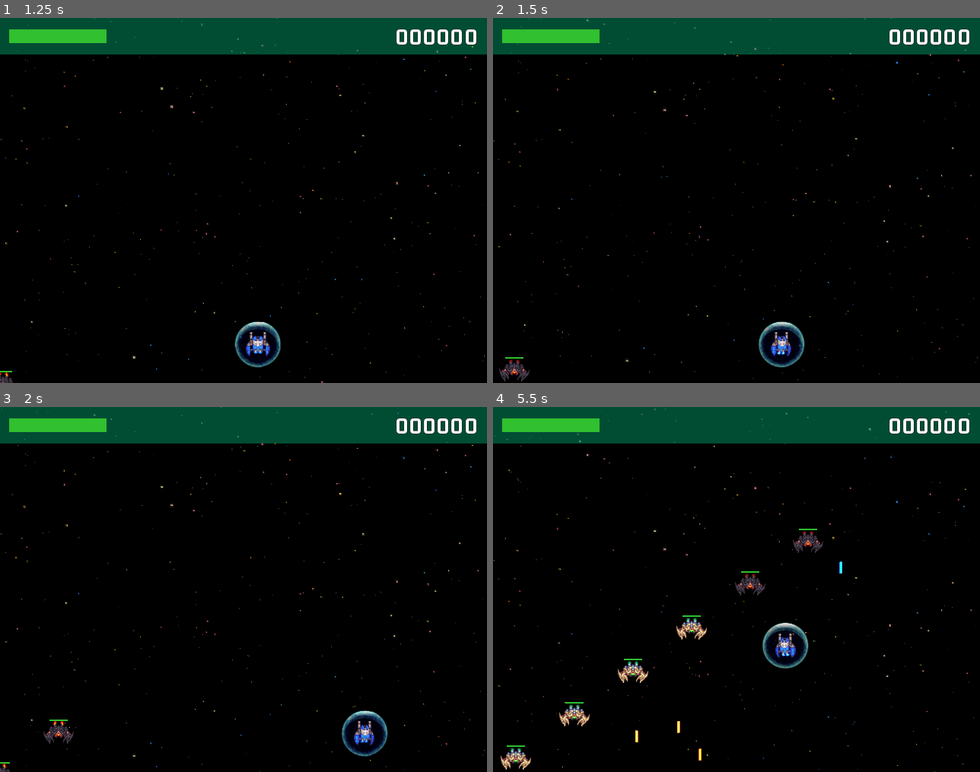
Above: before the commit, frames 1-4 (two rows, left to right).
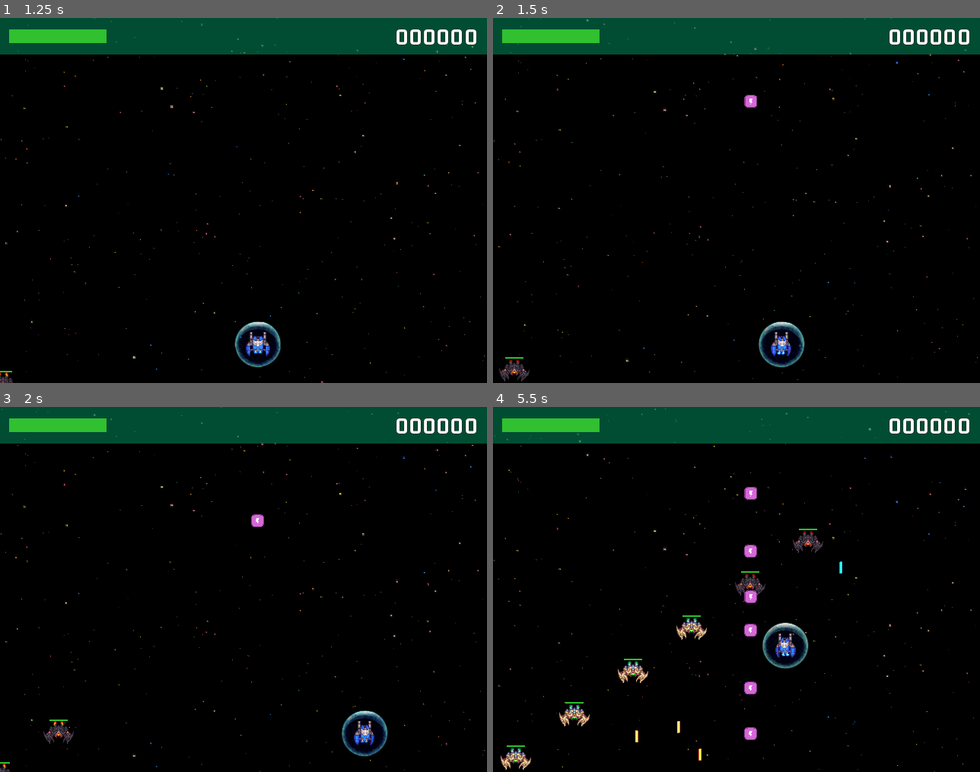
Above: after the commit, the same moments.

Repository: jaerrib/learning-godot
Game: Godot game, scene res://scenes/main/main.tscn
Same seed, same stepped clock (60 frames per second), same inputs: the game is played once before the commit and once after it.
Inputs:
- Up to frame 1 (1.25 s): click "Play" at 0.5 s
- Up to frame 2 (1.5 s): hold D (right) from 1.28 s (still down); tap M (maker) at 1.35 s
- Up to frame 3 (2 s): keep holding D (right)
- Up to frame 4 (5.5 s): release D (right) at 2.03 s; hold S (down) 2.03-2.78 s; tap M (maker) at 2.1, 3.05, 3.6, 4.35, 5.3 s; hold D (right) 2.78-3.53 s; tap Space (shoot) at 2.85, 5.1 s; hold W (up) 3.53-4.28 s; hold A (left) from 4.28 s (still down)

Frame 1 is identical in both runs. In frame 2, less than 0.1% of the frame differs, in the area x 51-55%, y 21-25%; in frame 3, less than 0.1%; in frame 4, 0.5%, in the area x 51-55%, y 21-92%.

Commit message:
Add nuke powerup

Diff:
--- a/space-ace/project.godot
+++ b/space-ace/project.godot
@@ -33,6 +33,7 @@
 
 Player=""
 Moveables=""
+Enemies=""
 
 [input]
 
--- a/space-ace/scenes/enemy_base/enemy_base.tscn
+++ b/space-ace/scenes/enemy_base/enemy_base.tscn
@@ -5,7 +5,7 @@
 [ext_resource type="PackedScene" uid="uid://woecgufpbe4r" path="res://scenes/hit_box/hit_box.tscn" id="2_p7rcg"]
 [ext_resource type="PackedScene" uid="uid://nq242qivg0is" path="res://scenes/health_bar/health_bar.tscn" id="4_yjm6r"]
 
-[node name="EnemyBase" type="PathFollow2D" groups=["Moveables"]]
+[node name="EnemyBase" type="PathFollow2D" groups=["Enemies", "Moveables"]]
 rotates = false
 script = ExtResource("1_hx4ug")
 
--- a/space-ace/scenes/level/level.gd
+++ b/space-ace/scenes/level/level.gd
@@ -2,21 +2,23 @@
 
 
 @onready var music: AudioStreamPlayer = $Music
+@onready var wave_manager: Node2D = $WaveManager
 
 
 # Called when the node enters the scene tree for the first time.
 func _ready() -> void:
 	ScoreManager.reset_score()
 	SignalManager.on_player_died.connect(on_player_died)
+	SignalManager.on_nuke_activated.connect(on_nuke_activated)
 
 
 func _process(delta: float) -> void:
 	if Input.is_key_pressed(KEY_ESCAPE) or Input.is_action_just_pressed("exit"):
 		GameManager.load_main_scene()
-	#if Input.is_action_just_pressed("maker"):
-		#SignalManager.on_create_power_up.emit(
-				#Vector2(339, 100),
-				#PowerUp.PowerUpType.LASER)
+	if Input.is_action_just_pressed("maker"):
+		SignalManager.on_create_power_up.emit(
+				Vector2(339, 100),
+				PowerUp.PowerUpType.NUKE)
 
 
 func on_player_died() -> void:
@@ -27,3 +29,10 @@
 	var player: Player = get_tree().get_first_node_in_group(GameManager.GROUP_PLAYER)
 	if player:
 		player.queue_free()
+
+
+func on_nuke_activated() -> void:
+	var enemies = get_tree().get_nodes_in_group(GameManager.GROUP_ENEMIES)
+	for enemy in enemies:
+		if is_instance_valid(enemy):
+			enemy.die()
--- a/space-ace/scenes/player/player.gd
+++ b/space-ace/scenes/player/player.gd
@@ -103,6 +103,8 @@
 				SignalManager.on_increase_player_damage.emit(laser_boost)
 			PowerUp.PowerUpType.DOUBLE:
 				add_double_shot()
+			PowerUp.PowerUpType.NUKE:
+				nuke()
 	elif area is HitBox:
 		SignalManager.on_player_hit.emit(area.get_damage())
 
@@ -142,3 +144,7 @@
 
 func _on_double_shot_timer_timeout() -> void:
 	_has_double_shot = false
+
+
+func nuke() -> void:
+	SignalManager.on_nuke_activated.emit()
--- a/space-ace/scenes/power_up/power_up.gd
+++ b/space-ace/scenes/power_up/power_up.gd
@@ -4,7 +4,7 @@
 class_name PowerUp
 
 
-enum PowerUpType { HEALTH, SHIELD, LASER, DOUBLE }
+enum PowerUpType { HEALTH, SHIELD, LASER, DOUBLE, NUKE }
 
 
 const SPEED: float = 80.0
@@ -14,6 +14,7 @@
 	PowerUpType.SHIELD: preload("res://assets/misc/shield_gold.png"),
 	PowerUpType.LASER: preload("res://assets/misc/powerupBlue_bolt.png"),
 	PowerUpType.DOUBLE: preload("res://assets/misc/powerupRed_bolt.png"),
+	PowerUpType.NUKE: preload("res://assets/misc/powerupPurple_bolt.png"),
 }
 
 
--- a/space-ace/scenes/saucer/saucer.tscn
+++ b/space-ace/scenes/saucer/saucer.tscn
@@ -168,7 +168,7 @@
 states/spin/position = Vector2(386.667, 68.6667)
 transitions = ["Start", "spin", SubResource("AnimationNodeStateMachineTransition_7jhjd"), "shoot", "spin", SubResource("AnimationNodeStateMachineTransition_1myfi")]
 
-[node name="Saucer" type="PathFollow2D"]
+[node name="Saucer" type="PathFollow2D" groups=["Moveables"]]
 rotates = false
 script = ExtResource("1_srij2")
 
--- a/space-ace/singletons/game_manager.gd
+++ b/space-ace/singletons/game_manager.gd
@@ -2,6 +2,7 @@
 
 const GROUP_PLAYER: String = "Player"
 const GROUP_MOVEABLES: String = "Moveables"
+const GROUP_ENEMIES: String = "Enemies"
 const LEVEL = preload("res://scenes/level/level.tscn")
 const MAIN = preload("res://scenes/main/main.tscn")
 
--- a/space-ace/singletons/signal_manager.gd
+++ b/space-ace/singletons/signal_manager.gd
@@ -19,5 +19,6 @@
 signal on_player_health_bonus(dmg: int)
 signal on_player_died
 signal on_increase_player_damage(incr: int)
+signal on_nuke_activated
 
 signal on_score_updated(v: int)
Binary file added: space-ace/assets/misc/powerupPurple_bolt.png
Not shown, added: space-ace/assets/misc/powerupPurple_bolt.png.import
